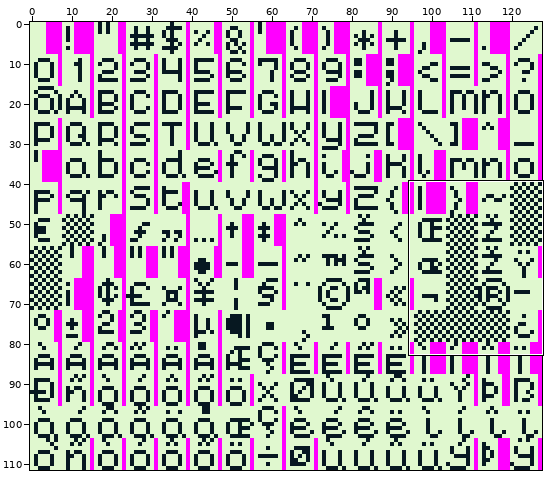
Two states of a pixel-art file, sol/assets/fonts/gbs-forest.aseprite. Above: a wide view before the commit, with the close-up outlined.
Close-up. As it was:
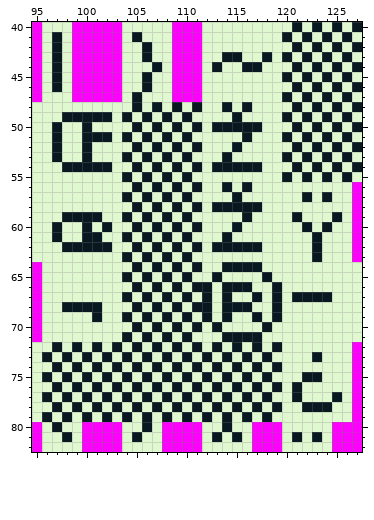
128x112 pixels, 1 frame. Shown: x 95..127, y 40..82. The commit also changed other parts of the picture, which this record leaves out.
The same view after the edit:
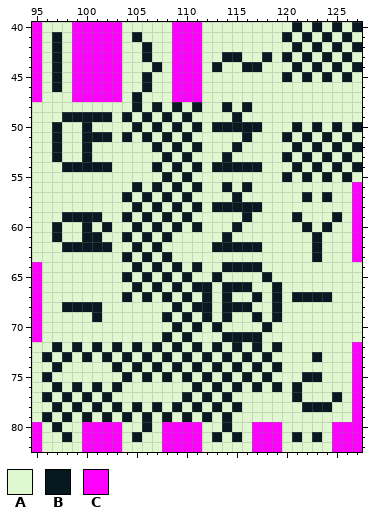
Palette (. is transparent): A #e0f8cf  B #071821  C #ff00ff
Changes in this commit:
Layer "Letters":
y 46: x 121 B -> A; x 123 B -> A; x 125 B -> A; x 127 B -> A
y 47: x 120 B -> A; x 122 B -> A; x 124 B -> A; x 126 B -> A
y 48: x 121 B -> A; x 123 B -> A; x 125 B -> A; x 127 B -> A
y 49: x 120 B -> A; x 122 B -> A; x 124 B -> A; x 126 B -> A
y 52: x 105 B -> A
y 53: x 104 B -> A; x 106 B -> A
y 54: x 105 B -> A
y 55: x 104 B -> A; x 106 B -> A
y 61: x 110 B -> A
y 62: x 109 B -> A; x 111 B -> A
y 63: x 110 B -> A
y 68: x 105 B -> A; x 107 B -> A
y 69: x 104 B -> A; x 106 B -> A
y 70: x 105 B -> A; x 107 B -> A
y 71: x 104 B -> A; x 106 B -> A
y 74: x 99 B -> A; x 101 B -> A
y 75: x 98 B -> A; x 100 B -> A; x 102 B -> A
y 76: x 105 B -> A; x 107 B -> A; x 109 B -> A
y 77: x 104 B -> A; x 106 B -> A; x 108 B -> A; x 116 B -> A; x 118 B -> A
y 78: x 117 B -> A; x 119 B -> A
y 79: x 116 B -> A; x 118 B -> A
